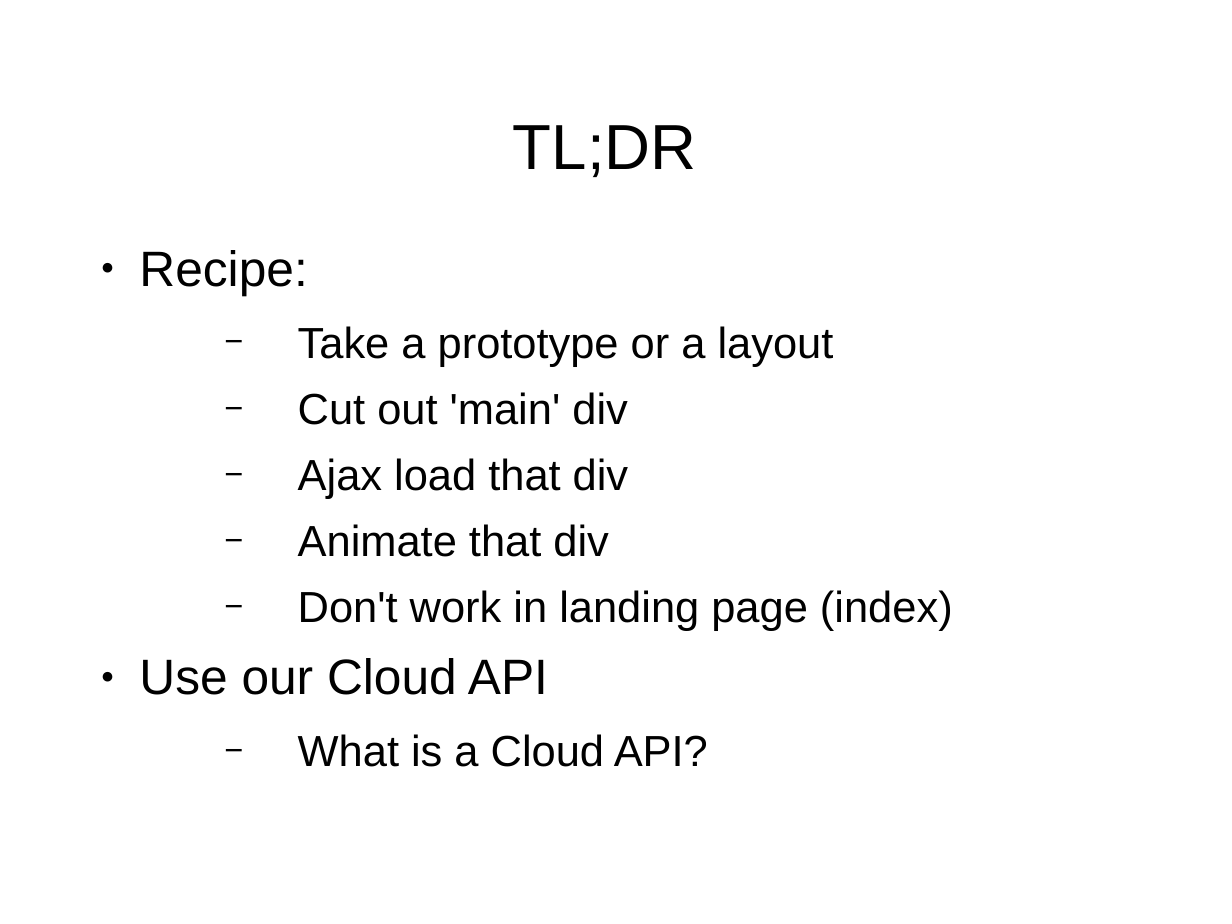
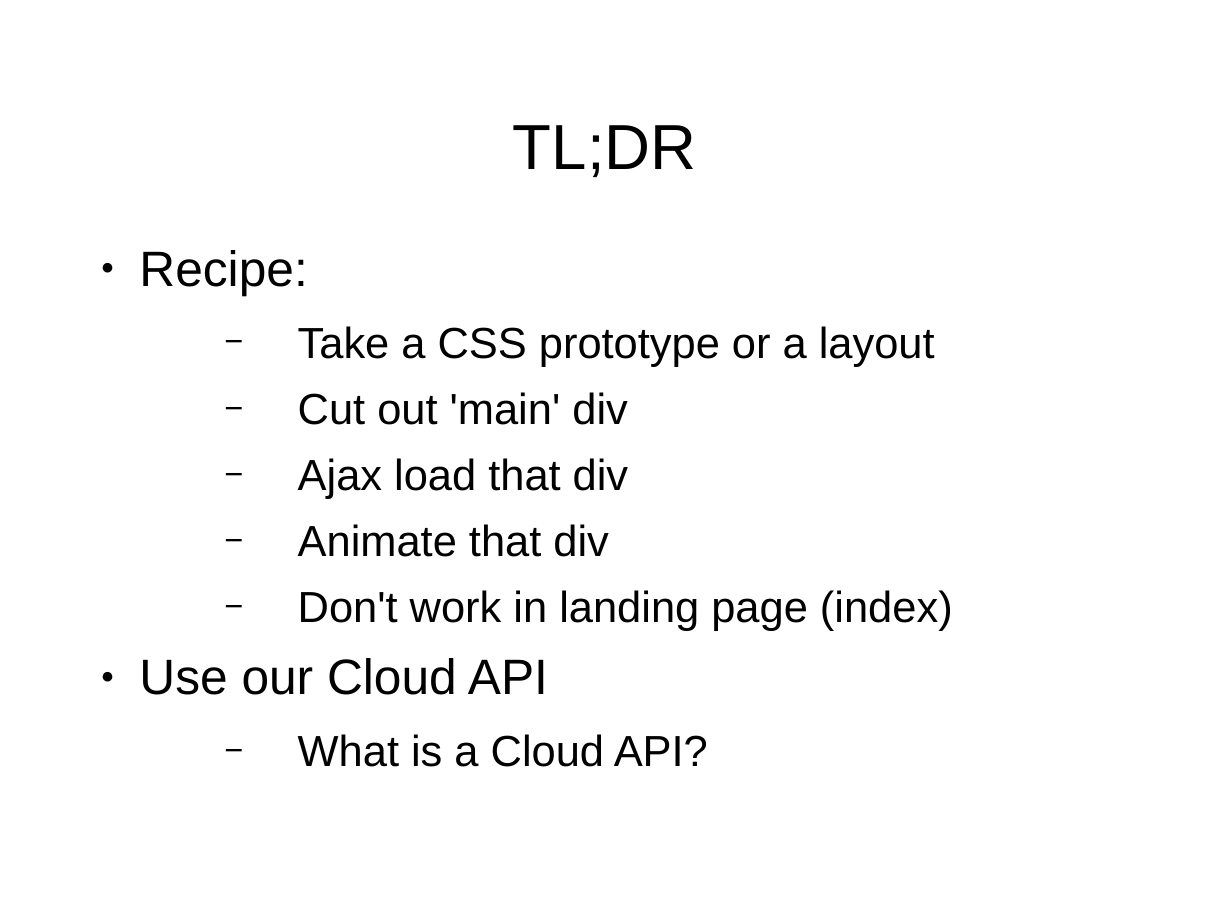
Before and after one commit to puppetMaster3/bikeSheding, a slide deck: slide 32 of training/2of2.odp (slide 29 before the commit). Drawn at 1232x924 pixels with LibreOffice and Linux fonts; fonts in the diff are those of the drawing; background and template pictures are left out. Boxes give left, top, right and bottom in pixels: in the first picture for what was removed or moved away, otherwise in the second. Text is boxed around its words. In the diff, an @@ line names an element or a change of style, - is before the commit and + after.

```diff
--- a/training/2of2.odp
+++ b/training/2of2.odp
@@ text at (x1=298, y1=326, x2=935, y2=367): text changed @@
-  − Take a prototype or a layout
+  − Take a CSS prototype or a layout
```
Also in this commit, not shown: 4 slides added, 4 other files.
